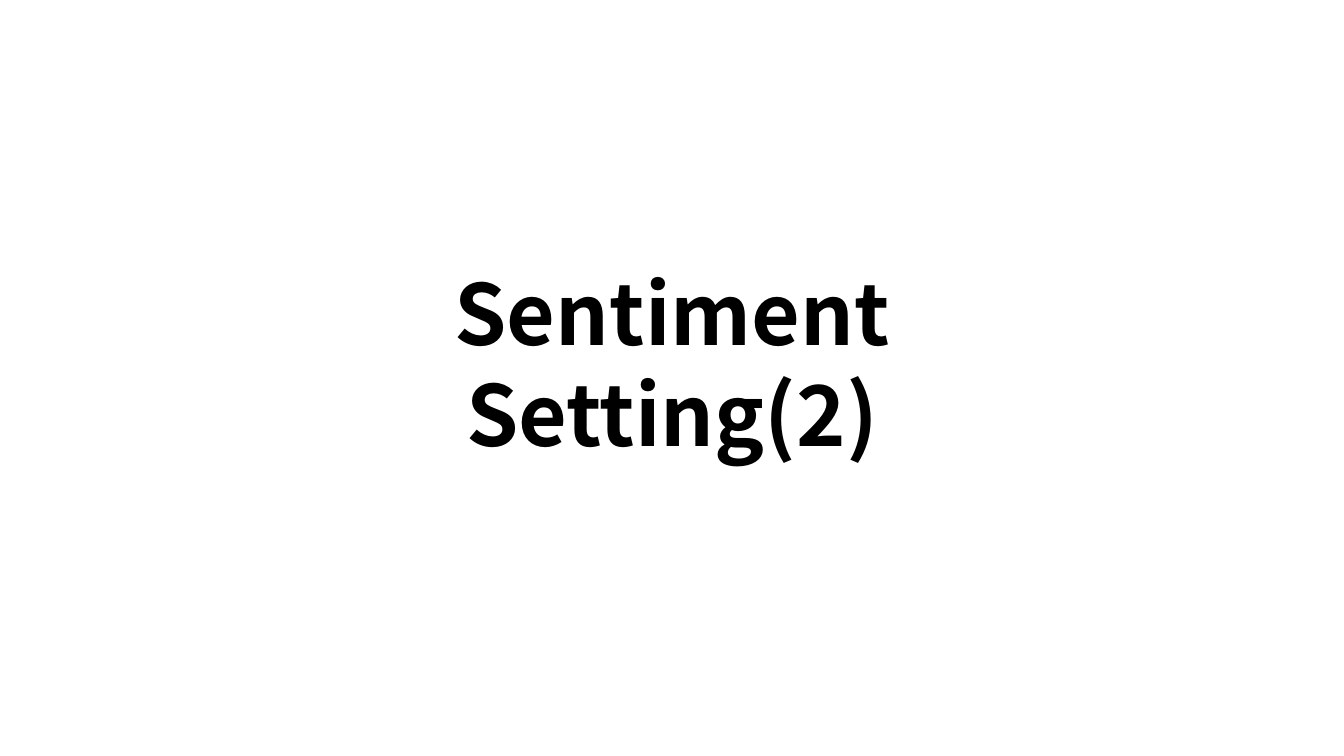
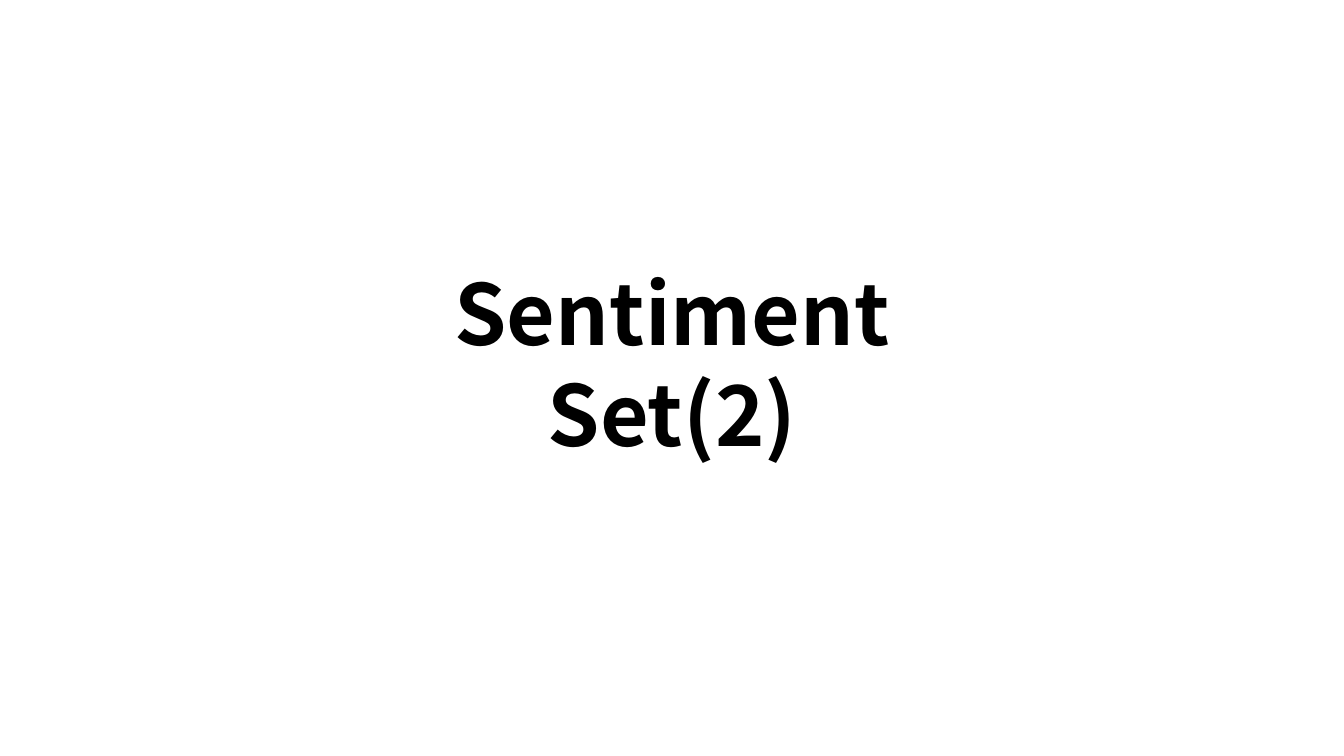
Before and after one commit to edicu2/Sentiment_Diffuser, a slide deck: slide 15 of documents/4. diffuser_디자인기획서/화면정의서_모바일.pptx (slide 19 before the commit). Drawn at 1344x756 pixels with LibreOffice and Linux fonts; fonts in the diff are those of the drawing. Boxes give left, top, right and bottom in pixels: in the first picture for what was removed or moved away, otherwise in the second. Text is boxed around its words. In the diff, an @@ line names an element or a change of style, - is before the commit and + after.

```diff
--- a/documents/4. diffuser_디자인기획서/화면정의서_모바일.pptx
+++ b/documents/4. diffuser_디자인기획서/화면정의서_모바일.pptx
@@ text at [455,277,890,463]: text changed @@
-Sentiment Setting(2)
+Sentiment Set(2)
```
Also in this commit, not shown: 8 other slides changed, 7 slides added, 9 slides removed, 2 other files.
